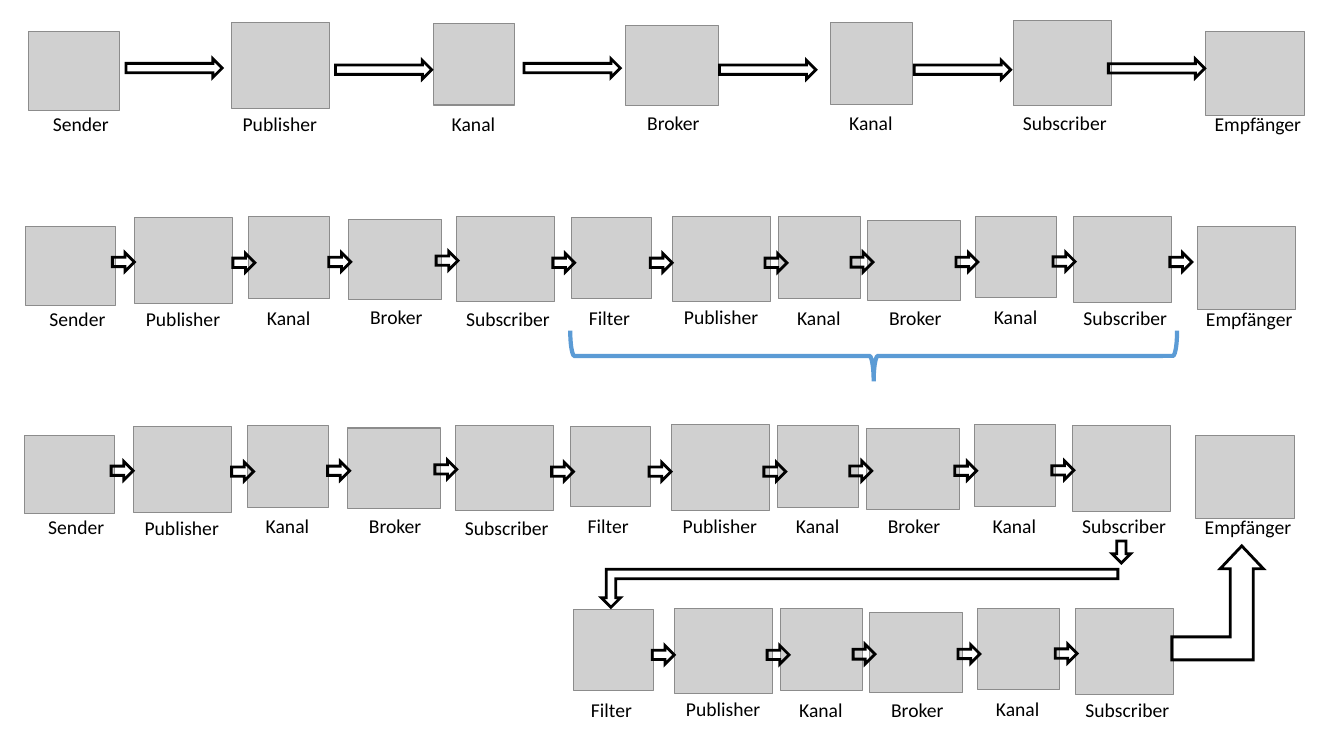
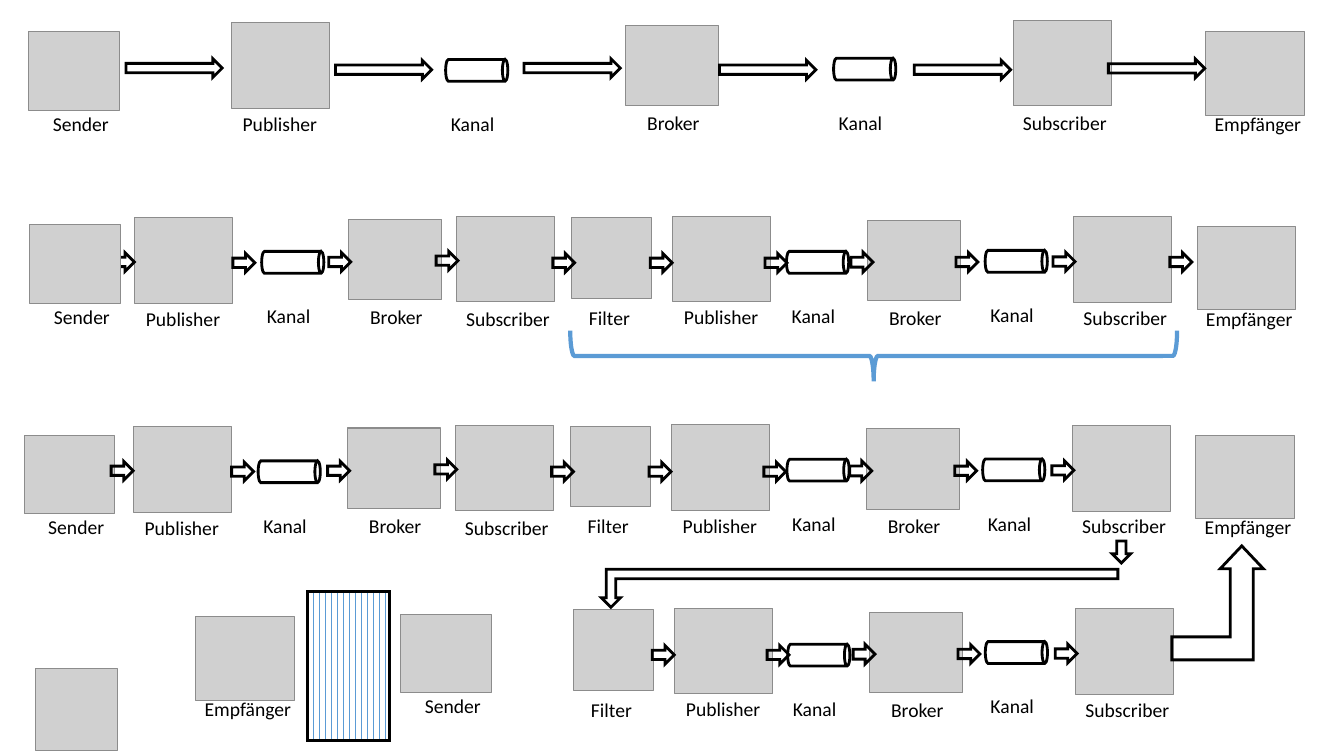
Before and after one commit to StefSchneider/Unternehmensfaehigkeiten, a slide deck: slide 9 of Dokumentation/Grafiken Unternehmensfähigkeiten.pptx. Drawn at 1344x756 pixels with LibreOffice and Linux fonts; fonts in the diff are those of the drawing; grey boxes stand for pictures. Boxes give left, top, right and bottom in pixels: in the first picture for what was removed or moved away, otherwise in the second. Text is boxed around its words. In the diff, an @@ line names an element or a change of style, - is before the commit and + after.

```diff
--- a/Dokumentation/Grafiken Unternehmensfähigkeiten.pptx
+++ b/Dokumentation/Grafiken Unternehmensfähigkeiten.pptx
@@ picture removed at (831, 22, 912, 104) @@
@@ cylinder added at (446, 59, 508, 82), outline #000000 2 pt @@
@@ cylinder added at (834, 58, 896, 81), outline #000000 2 pt @@
@@ text "Kanal": place and size @@
-text "Kanal" at (994, 310, 1037, 324)
+text "Kanal" at (451, 117, 494, 131)
@@ text "Kanal": place and size @@
-text "Kanal" at (849, 116, 892, 130)
+text "Kanal" at (839, 116, 882, 130)
@@ picture added at (30, 225, 121, 303) @@
@@ picture removed at (248, 217, 330, 298) @@
@@ picture removed at (778, 217, 860, 298) @@
@@ picture removed at (976, 216, 1058, 297) @@
@@ cylinder added at (262, 251, 325, 273), outline #000000 2 pt @@
@@ cylinder added at (786, 251, 849, 273), outline #000000 2 pt @@
@@ cylinder added at (985, 250, 1048, 272), outline #000000 2 pt @@
@@ text "Kanal": place and size @@
-text "Kanal" at (452, 117, 495, 131)
+text "Kanal" at (990, 308, 1033, 322)
@@ text added at (54, 310, 110, 324), 14 pt, text #000000 @@
+Sender
@@ picture removed at (247, 425, 329, 507) @@
@@ picture removed at (777, 425, 859, 507) @@
@@ picture removed at (974, 425, 1056, 507) @@
@@ cylinder added at (258, 461, 321, 483), outline #000000 2 pt @@
@@ cylinder added at (787, 460, 850, 482), outline #000000 2 pt @@
@@ cylinder added at (983, 459, 1046, 481), outline #000000 2 pt @@
@@ rectangle added at (308, 591, 390, 740), fill pattern #5B9BD5 on #FFFFFF, outline #000000 2 pt @@
@@ picture added at (196, 617, 294, 701) @@
@@ picture: place and size @@
-picture at (25, 226, 116, 304)
+picture at (401, 614, 492, 693)
@@ picture removed at (780, 609, 862, 691) @@
@@ picture removed at (978, 608, 1060, 690) @@
@@ cylinder added at (787, 644, 850, 666), outline #000000 2 pt @@
@@ cylinder added at (986, 641, 1049, 663), outline #000000 2 pt @@
@@ picture: place and size @@
-picture at (434, 23, 515, 105)
+picture at (35, 668, 117, 750)
@@ text added at (205, 700, 291, 720), 14 pt, text #000000 @@
+Empfänger
@@ text "Sender": place and size @@
-text "Sender" at (49, 312, 105, 326)
+text "Sender" at (425, 699, 481, 713)
@@ 5 texts: place and size @@
-5 texts at (796, 311, 1039, 717)
+5 texts at (792, 309, 1033, 716)
```
Also in this commit, not shown: 1 other file.
